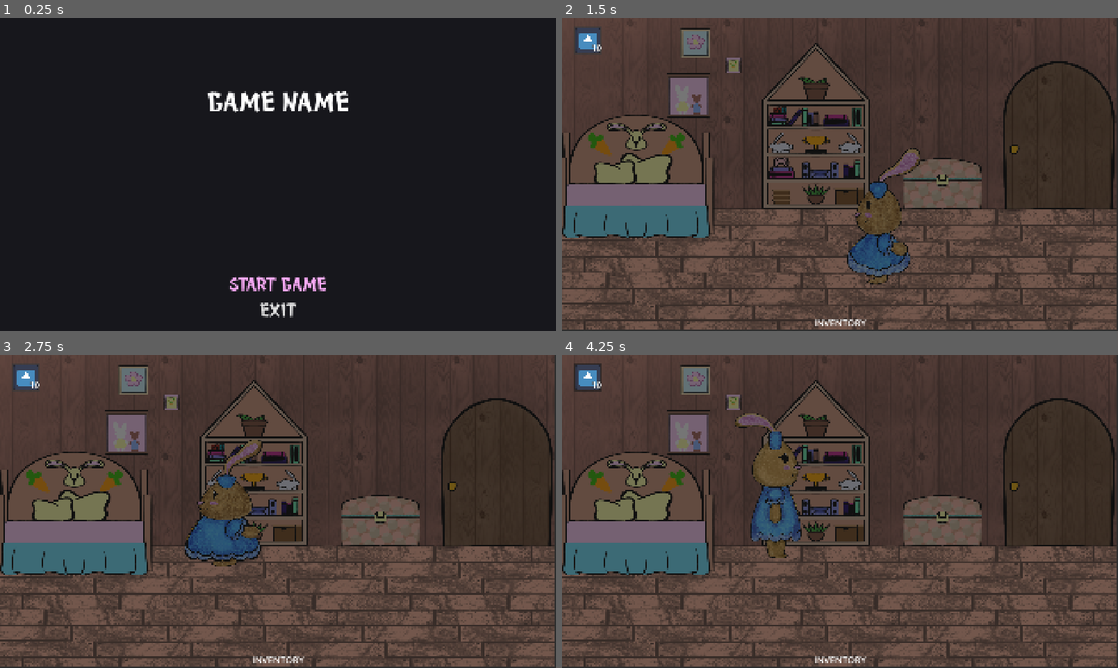
Above: before the commit, frames 1-4 (two rows, left to right).
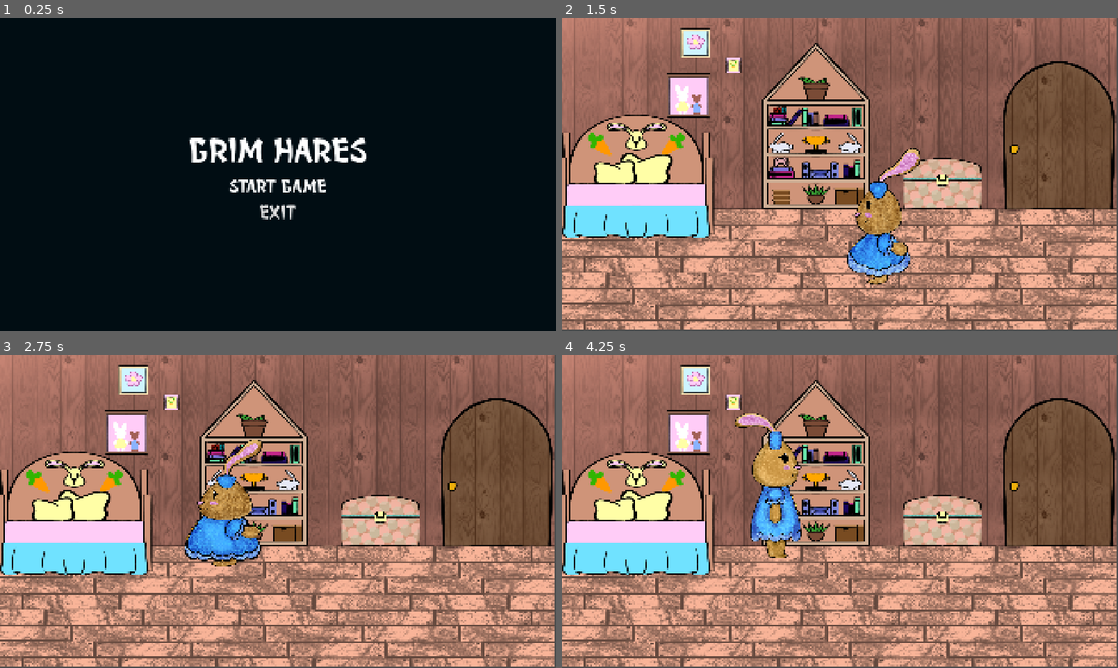
Above: after the commit, the same moments.

Repository: PrincessATINY/thomas_POC
Game: Godot game, scene res://Scenes/startmenu.tscn
The game is run twice, just before and just after one commit, with the same random seed, the same clock (stepped at 60 frames per second) and the same inputs. The engine's default icon, where the game draws it, is replaced by a stand-in: a white triangle on a blue panel in a dark square.
Inputs (mouse positions are in pixels of both pictures, inside the frame that each line leads up to):
- Up to frame 1 (0.25 s): no input
- Up to frame 2 (1.5 s): click "Start Game" at 0.5 s; click (589, 39) at 1.25 s, where only the run before the commit has a clickable "10"
- Up to frame 3 (2.75 s): click (27, 376) at 2 s, where only the run before the commit has a clickable "10"
- Up to frame 4 (4.25 s): click (589, 376) at 2.75 s, where only the run before the commit has a clickable "10"; move the mouse to (940, 517) at 3.52 s; click (940, 517) at 3.6 s

The runs differ from the first frame. In frame 1, 3.9% of the frame differs, in the area x 34-66%, y 23-96%; in frame 2, 96%; in frame 3, 96%; in frame 4, 96%, in the area x 0-100%, y 0-100%.

Commit message:
Start Menu Finished
Finished up design and logic for start menu.

Diff:
--- a/thomas-poc/Assets/Themes/default_theme.tres
+++ b/thomas-poc/Assets/Themes/default_theme.tres
@@ -27,13 +27,13 @@
 [resource]
 default_font = ExtResource("1_fqf8d")
 default_font_size = 32
-Button/colors/font_focus_color = Color(0.9764706, 0.6666667, 0.9647059, 1)
-Button/colors/font_hover_color = Color(0.9764706, 0.6666667, 0.9647059, 1)
+Button/colors/font_focus_color = Color(1, 1, 1, 1)
+Button/colors/font_hover_color = Color(0.56599575, 0.75792605, 0.9813462, 1)
 Button/colors/font_pressed_color = Color(0.9862283, 0.8968784, 0.6025742, 1)
 Button/styles/disabled = SubResource("StyleBoxEmpty_gsvov")
 Button/styles/disabled_mirrored = SubResource("StyleBoxEmpty_6whks")
 Button/styles/focus = SubResource("StyleBoxEmpty_lafxv")
-Button/styles/hover = SubResource("StyleBoxEmpty_1xxkl")
+Button/styles/hover = SubResource("StyleBoxEmpty_ll232")
 Button/styles/hover_mirrored = SubResource("StyleBoxEmpty_3sg1g")
 Button/styles/hover_pressed = SubResource("StyleBoxEmpty_lt4se")
 Button/styles/hover_pressed_mirrored = SubResource("StyleBoxEmpty_asvep")
--- a/thomas-poc/Scenes/item.tscn
+++ /dev/null
@@ -1,40 +0,0 @@
-[gd_scene format=3 uid="uid://bq57rqt7atsja"]
-
-[ext_resource type="Texture2D" uid="uid://cruxvvi4ol7mq" path="res://icon.svg" id="1_ys0gr"]
-
-[node name="item" type="Button" unique_id=932335850]
-custom_minimum_size = Vector2(96, 96)
-
-[node name="icon" type="TextureRect" parent="." unique_id=711023792]
-layout_mode = 1
-anchors_preset = 8
-anchor_left = 0.5
-anchor_top = 0.5
-anchor_right = 0.5
-anchor_bottom = 0.5
-offset_left = -44.0
-offset_top = -44.5
-offset_right = 44.0
-offset_bottom = 44.5
-grow_horizontal = 2
-grow_vertical = 2
-mouse_filter = 2
-texture = ExtResource("1_ys0gr")
-expand_mode = 1
-
-[node name="quantity" type="Label" parent="." unique_id=534246822]
-layout_mode = 1
-anchors_preset = 3
-anchor_left = 1.0
-anchor_top = 1.0
-anchor_right = 1.0
-anchor_bottom = 1.0
-offset_left = -40.0
-offset_top = -23.0
-grow_horizontal = 0
-grow_vertical = 0
-theme_override_constants/outline_size = 5
-theme_override_font_sizes/font_size = 32
-text = "10"
-horizontal_alignment = 2
-vertical_alignment = 2
--- a/thomas-poc/Scenes/player.tscn
+++ b/thomas-poc/Scenes/player.tscn
@@ -8,9 +8,6 @@
 [ext_resource type="Texture2D" uid="uid://dedy5eha2dlcf" path="res://Assets/Bonnie_Move/Bonnie_MoveColor-5.png" id="6_ukyrk"]
 [ext_resource type="Texture2D" uid="uid://cg0lvu7ra5pxd" path="res://Assets/Bonnie_Move/Bonnie_MoveColor-6.png" id="7_7dp3o"]
 [ext_resource type="Texture2D" uid="uid://gxkb78dywoom" path="res://Assets/Bonnie_Move/Bonnie_MoveColor-7.png" id="8_h4iuc"]
-[ext_resource type="Script" uid="uid://mbevr4r2v2nk" path="res://Scripts/inventory.gd" id="9_gymyn"]
-[ext_resource type="Script" uid="uid://dho62t3xt6y2w" path="res://Scripts/slots.gd" id="10_pu2lt"]
-[ext_resource type="PackedScene" uid="uid://bq57rqt7atsja" path="res://Scenes/item.tscn" id="11_ukyrk"]
 
 [sub_resource type="SpriteFrames" id="SpriteFrames_g4v7s"]
 animations = [{
@@ -53,7 +50,6 @@
 size = Vector2(60.000507, 67.56814)
 
 [node name="player" type="CharacterBody2D" unique_id=1647085335]
-position = Vector2(986, 582)
 scale = Vector2(1.8499844, 1.8499844)
 script = ExtResource("1_8erm5")
 metadata/_edit_group_ = true
@@ -67,44 +63,3 @@
 [node name="CollisionShape2D" type="CollisionShape2D" parent="." unique_id=783188320]
 position = Vector2(-0.27027363, 34.865158)
 shape = SubResource("RectangleShape2D_10k86")
-
-[node name="Inventory" type="Node" parent="." unique_id=1018394351]
-script = ExtResource("9_gymyn")
-
-[node name="inventoryWindow" type="Panel" parent="Inventory" unique_id=1466274808]
-anchors_preset = 15
-anchor_right = 1.0
-anchor_bottom = 1.0
-grow_horizontal = 2
-grow_vertical = 2
-
-[node name="slots" type="GridContainer" parent="Inventory/inventoryWindow" unique_id=457889446]
-layout_mode = 1
-anchors_preset = 15
-anchor_right = 1.0
-anchor_bottom = 1.0
-offset_left = 42.0
-offset_top = 29.0
-offset_right = -37.0
-offset_bottom = -54.0
-grow_horizontal = 2
-grow_vertical = 2
-columns = 5
-script = ExtResource("10_pu2lt")
-
-[node name="item" parent="Inventory/inventoryWindow/slots" unique_id=932335850 instance=ExtResource("11_ukyrk")]
-layout_mode = 2
-
-[node name="infotext" type="Label" parent="Inventory/inventoryWindow" unique_id=1940675235]
-layout_mode = 1
-anchors_preset = 12
-anchor_top = 1.0
-anchor_right = 1.0
-anchor_bottom = 1.0
-offset_top = -56.0
-grow_horizontal = 2
-grow_vertical = 0
-theme_override_font_sizes/font_size = 32
-text = "INVENTORY"
-horizontal_alignment = 1
-vertical_alignment = 1
--- a/thomas-poc/Scenes/startmenu.tscn
+++ b/thomas-poc/Scenes/startmenu.tscn
@@ -2,6 +2,21 @@
 
 [ext_resource type="Theme" uid="uid://donuax8t5cral" path="res://Assets/Themes/default_theme.tres" id="1_62a3i"]
 [ext_resource type="Script" uid="uid://dukfsyagk1j52" path="res://Scripts/startmenu.gd" id="2_bk022"]
+[ext_resource type="Texture2D" uid="uid://d3etkq4n5e0s6" path="res://Assets/Inventory/IMG_0569.PNG" id="3_bk022"]
+
+[sub_resource type="StyleBoxTexture" id="StyleBoxTexture_fqf8d"]
+texture = ExtResource("3_bk022")
+expand_margin_left = 368.0
+expand_margin_top = 162.0
+expand_margin_right = 300.0
+expand_margin_bottom = 133.0
+
+[sub_resource type="StyleBoxTexture" id="StyleBoxTexture_lcnlw"]
+texture = ExtResource("3_bk022")
+expand_margin_left = 368.0
+expand_margin_top = 162.0
+expand_margin_right = 300.0
+expand_margin_bottom = 133.0
 
 [node name="startMenu" type="Control" unique_id=1548170087]
 layout_mode = 3
@@ -20,7 +35,7 @@
 anchor_bottom = 1.0
 grow_horizontal = 2
 grow_vertical = 2
-color = Color(0.09019608, 0.09019608, 0.10980392, 1)
+color = Color(0.004026074, 0.05146328, 0.07655019, 1)
 
 [node name="MarginContainer" type="MarginContainer" parent="." unique_id=1923757691]
 layout_mode = 1
@@ -36,13 +51,15 @@
 
 [node name="VBoxContainer" type="VBoxContainer" parent="MarginContainer" unique_id=914764688]
 layout_mode = 2
+size_flags_horizontal = 4
+size_flags_vertical = 4
 alignment = 1
 
 [node name="Label" type="Label" parent="MarginContainer/VBoxContainer" unique_id=524613513]
 layout_mode = 2
 size_flags_vertical = 3
-theme_override_font_sizes/font_size = 96
-text = "GAME NAME"
+theme_override_font_sizes/font_size = 120
+text = "Grim Hares"
 horizontal_alignment = 1
 vertical_alignment = 1
 
@@ -60,15 +77,19 @@
 focus_next = NodePath("../exitBttn")
 focus_previous = NodePath("../exitBttn")
 theme_override_font_sizes/font_size = 64
+theme_override_styles/hover = SubResource("StyleBoxTexture_fqf8d")
 text = "Start Game"
 
 [node name="exitBttn" type="Button" parent="MarginContainer/VBoxContainer/buttonsVBox" unique_id=1068369681]
 layout_mode = 2
+size_flags_horizontal = 4
+size_flags_vertical = 4
 focus_neighbor_top = NodePath("../startBttn")
 focus_neighbor_bottom = NodePath("../startBttn")
 focus_next = NodePath("../startBttn")
 focus_previous = NodePath("../startBttn")
 theme_override_font_sizes/font_size = 64
+theme_override_styles/hover = SubResource("StyleBoxTexture_lcnlw")
 text = "Exit"
 
 [connection signal="visibility_changed" from="." to="." method="_on_visibility_changed"]
Binary file added: thomas-poc/Assets/Inventory/IMG_0566.PNG
Not shown, added: thomas-poc/Assets/Inventory/IMG_0566.PNG.import
Binary file added: thomas-poc/Assets/Inventory/IMG_0567.PNG
Not shown, added: thomas-poc/Assets/Inventory/IMG_0567.PNG.import
Binary file added: thomas-poc/Assets/Inventory/IMG_0568.PNG
Not shown, added: thomas-poc/Assets/Inventory/IMG_0568.PNG.import
Binary file added: thomas-poc/Assets/Inventory/IMG_0569.PNG
Not shown, added: thomas-poc/Assets/Inventory/IMG_0569.PNG.import
Not shown: 1 places in thomas-poc/Assets/Themes/default_theme.tres that only renumber resources
